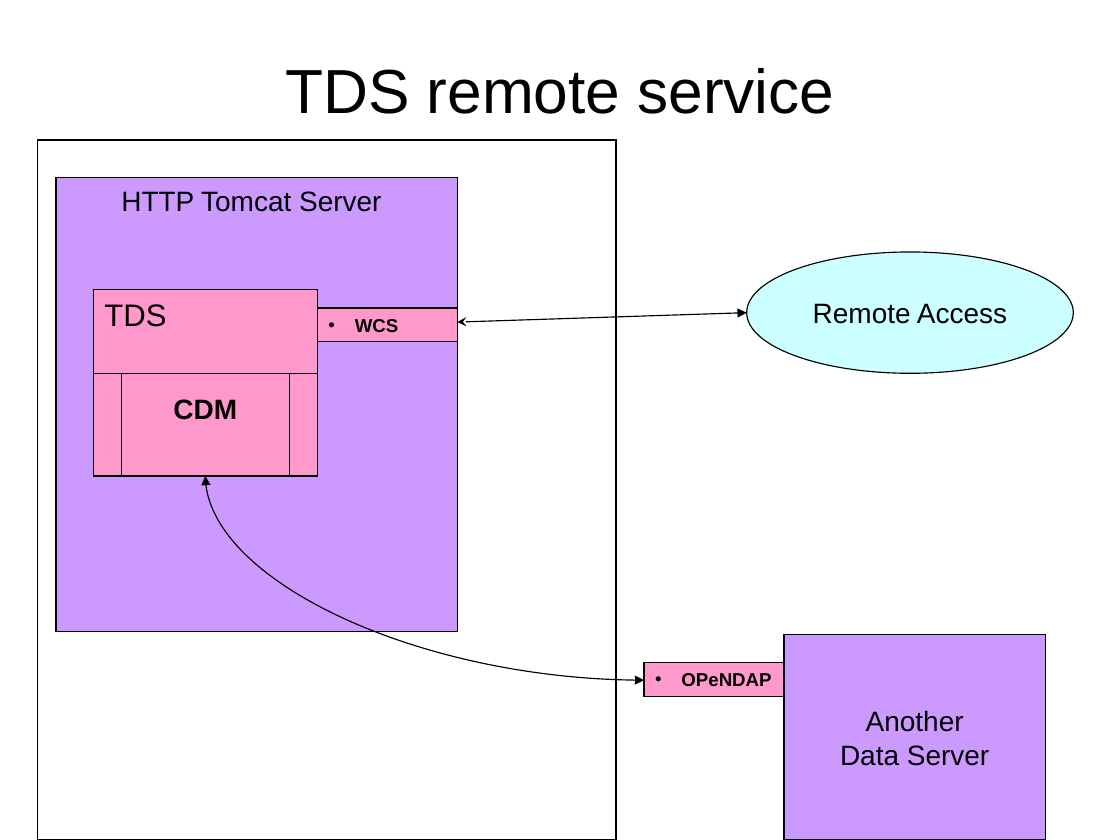
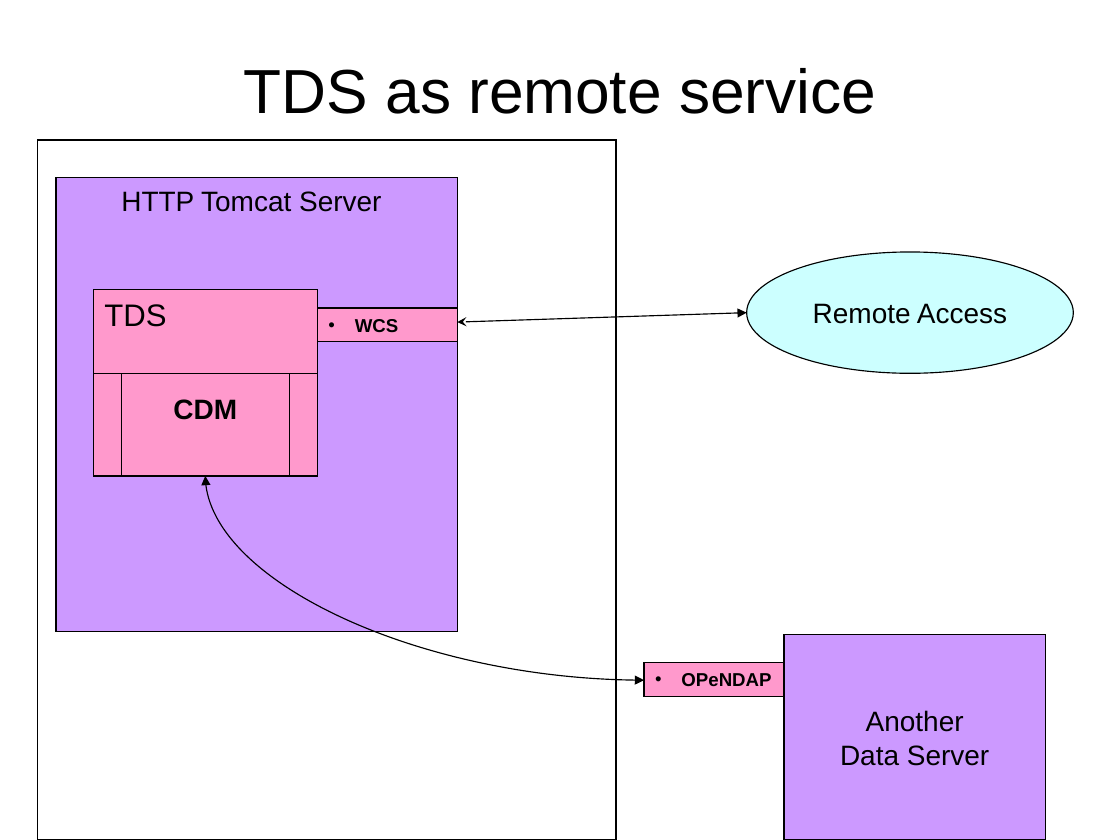
Before and after one commit to ooici-eoi/THREDDS, a slide deck: slide 33 of docs/web/thredds/tech/tutorial/TDS Data Services.ppt. Drawn at 1120x840 pixels with LibreOffice and Linux fonts; fonts in the diff are those of the drawing; background and template pictures are left out. Boxes give left, top, right and bottom in pixels: in the first picture for what was removed or moved away, otherwise in the second. Text is boxed around its words. In the diff, an @@ line names an element or a change of style, - is before the commit and + after.

```diff
--- a/docs/web/thredds/tech/tutorial/TDS Data Services.ppt
+++ b/docs/web/thredds/tech/tutorial/TDS Data Services.ppt
@@ title at <box>244,68,876,114</box>: text changed @@
-TDS remote service
+TDS as remote service
```
Also in this commit, not shown: 5 other slides changed, 4 other files.
